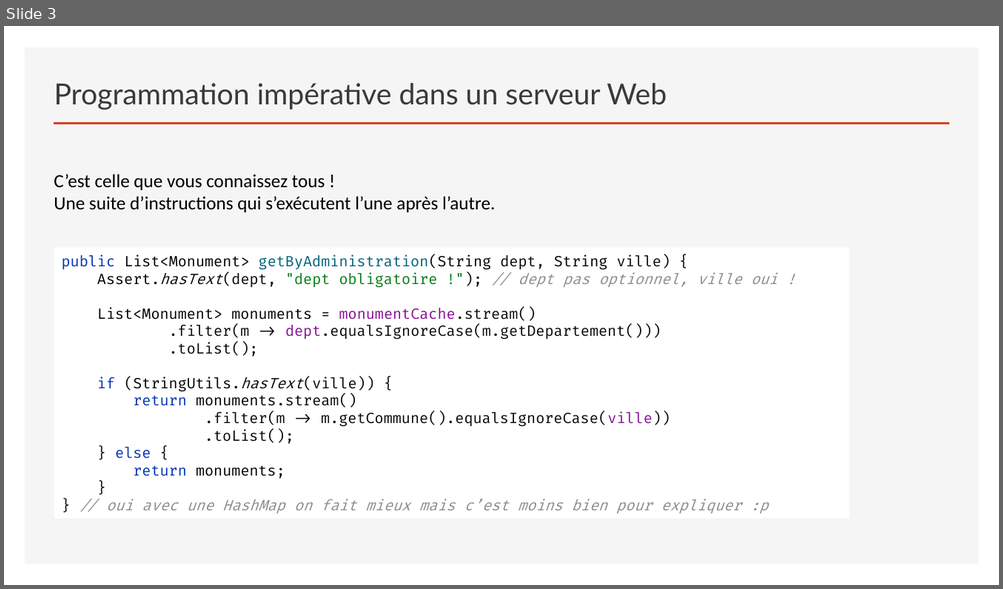
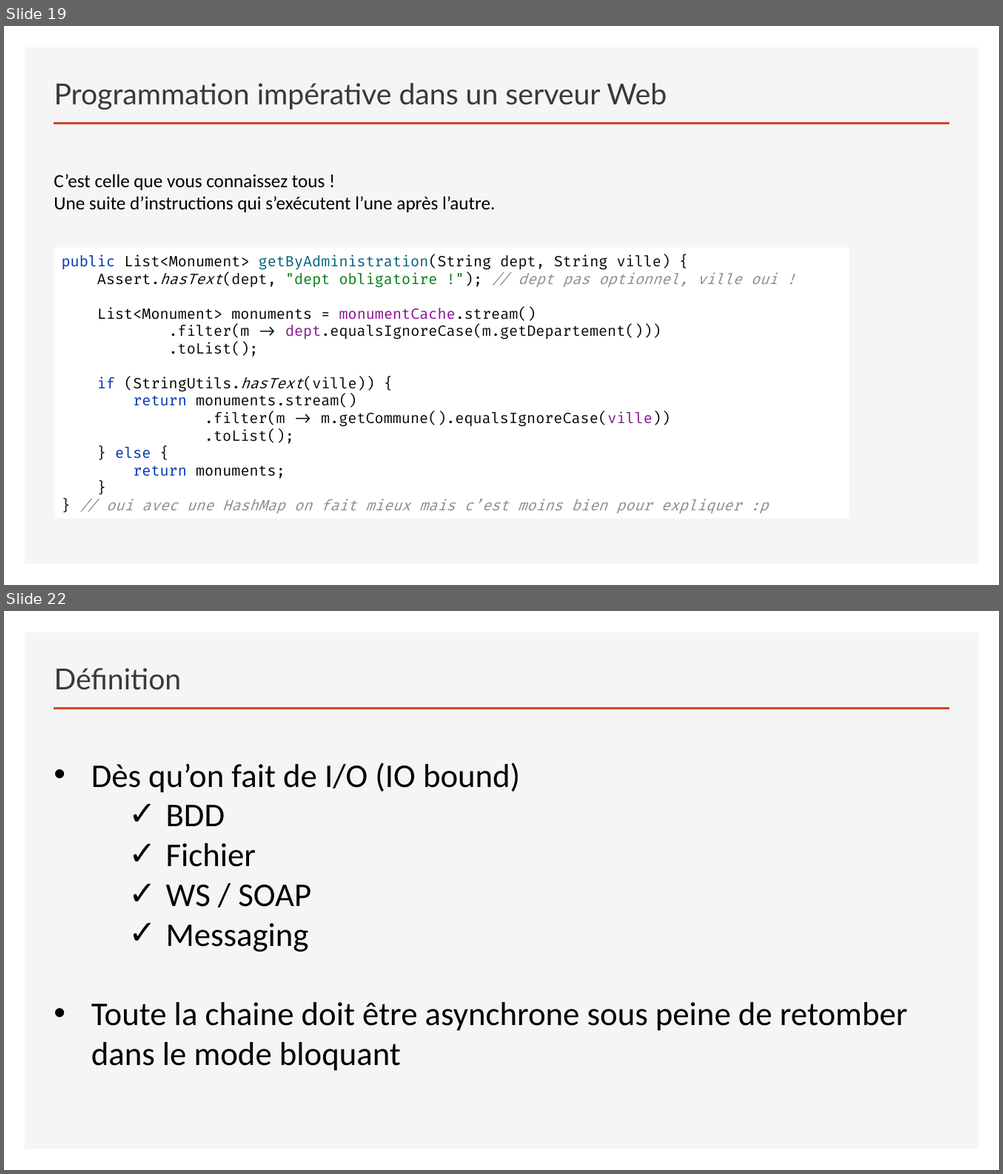
Before and after one commit to sebzuki/webflux-vs-web, a slide deck: REACTIVE.pptx. Shown one above the other, each under a label of ours: slide 3 before the commit, slides 19 and 22 after it; the slides between them are not shown. The pictures are 1003x589 and 1003x1174 pixels, drawn with LibreOffice and Linux fonts; fonts in the diff are those of the drawing. Boxes give left, top, right and bottom in pixels: in the first picture for what was removed or moved away, otherwise in the second. Text is boxed around its words. In the diff, an @@ line names an element or a change of style, - is before the commit and + after.

```diff
--- a/REACTIVE.pptx
+++ b/REACTIVE.pptx
@@ slide 22 added at (4, 611, 999, 1170), background #FFFFFF; not listed: 2 template elements that a slide beside it also shows @@
@@ title added at (54, 668, 182, 690), 28 pt, text #3B3838 @@
+Définition
@@ text added at (91, 763, 907, 1071), 32 pt, text #000000 @@
+• Dès qu’on fait de I/O (IO bound)
+    ✓ BDD
+    ✓ Fichier
+    ✓ WS / SOAP
+    ✓ Messaging
+• Toute la chaine doit être asynchrone sous peine de retomber dans le mode bloquant
@@ what was slide 3 is now slide 19 @@
```
Also in this commit, not shown: 7 slides changed, 28 other slides added, 10 slides removed, 33 other files.
